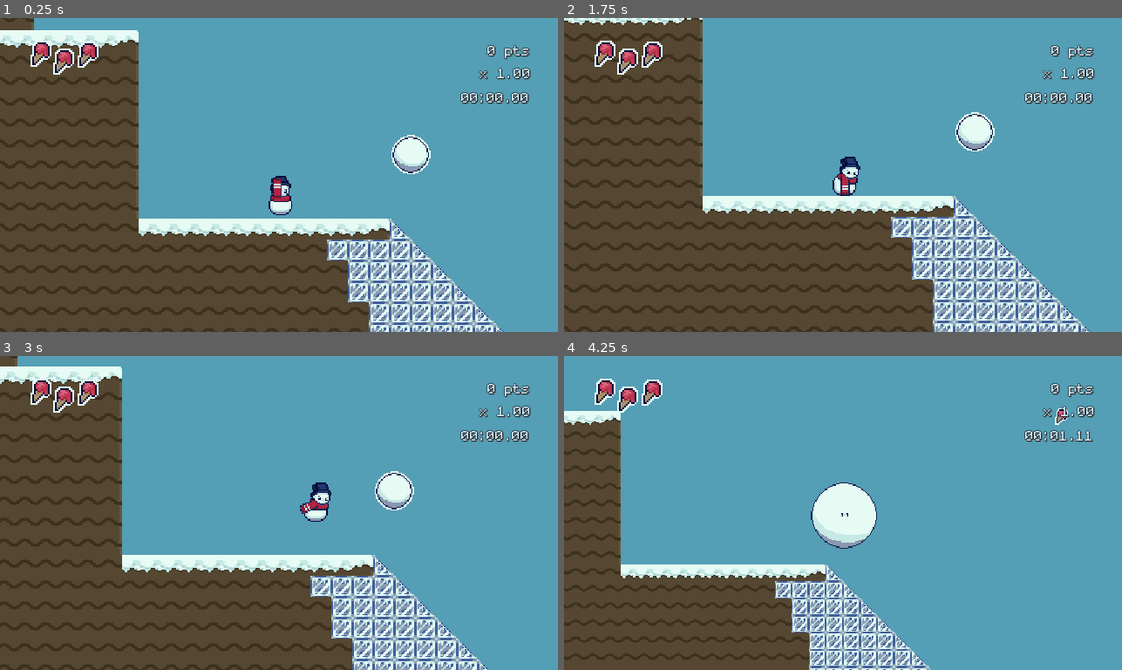
Above: before the commit, frames 1-4 (two rows, left to right).
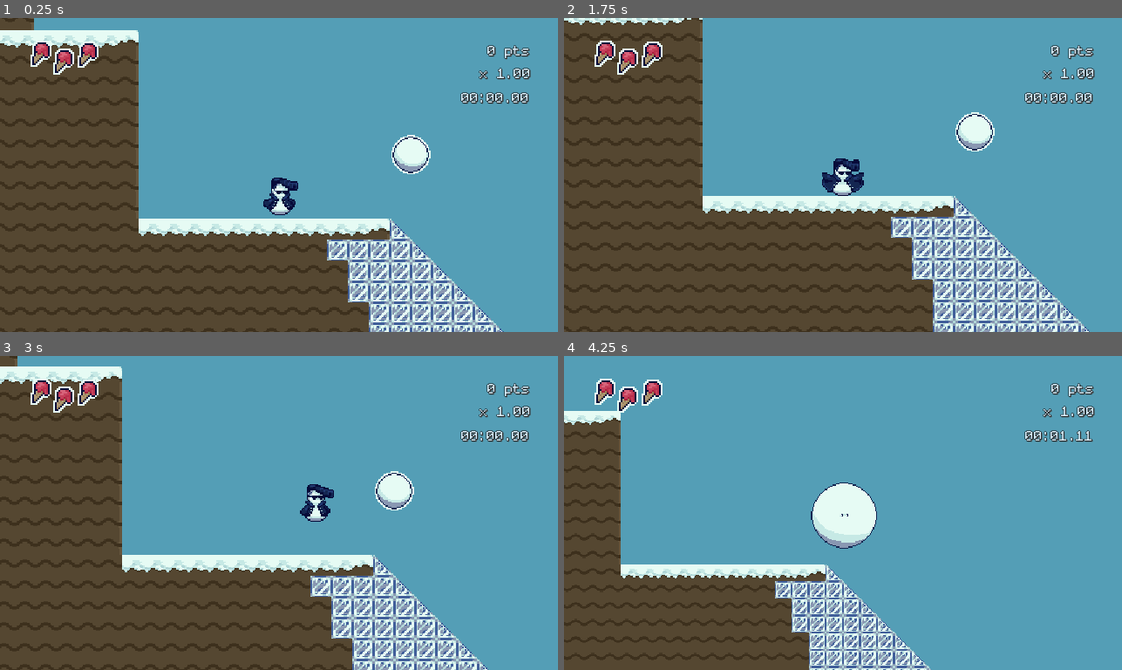
Above: after the commit, the same moments.

Repository: streebree/slickmode
Game: Godot game, scene res://scenes/areas/area4.tscn
Two runs of this game, one before a commit and one after it. Both use one fixed random seed, a clock stepped at 60 frames per second and the inputs below. This scene is started directly instead of the project's main scene.
Inputs (mouse positions are in pixels of both pictures, inside the frame that each line leads up to):
- Up to frame 1 (0.25 s): no input
- Up to frame 2 (1.75 s): tap Enter (start) at 0.5, 1.35 s; move the mouse to (965, 159) at 0.52 s; hold Right (ui_right) from 0.53 s (still down); tap Shift (run) at 0.6 s; click (965, 159) at 0.67 s; tap Z (double_jump) at 0.77, 1.52 s; move the mouse to (731, 190) at 1.27 s
- Up to frame 3 (3 s): move the mouse to (334, 443) at 2.02 s; release Right (ui_right) at 2.03 s; hold Left (ui_left) 2.03-2.78 s; tap F at 2.1 s; tap Space (ui_accept) at 2.75 s; move the mouse to (251, 575) at 2.77 s; hold Right (ui_right) from 2.78 s (still down); tap Shift (run) at 2.85 s; click (251, 575) at 2.92 s
- Up to frame 4 (4.25 s): keep holding Right (ui_right); tap Z (double_jump) at 3.02, 3.77 s; move the mouse to (1010, 560) at 3.52 s; tap Enter (start) at 3.6 s

The runs differ from the first frame. In frame 1, 0.4% of the frame differs, in the area x 47-54%, y 50-63%; in frame 2, 0.6%, in the area x 46-54%, y 44-57%; in frame 3, 0.4%; in frame 4, less than 0.1%.

Commit message:
Fix jack powerup when starting last level

Diff:
--- a/slick-game/scenes/areas/area4.tscn
+++ b/slick-game/scenes/areas/area4.tscn
@@ -8,7 +8,6 @@
 [ext_resource type="PackedScene" uid="uid://c1duoa4rdhgyi" path="res://scenes/level_start.tscn" id="9_cocvt"]
 [ext_resource type="PackedScene" uid="uid://domfe53a2mmqd" path="res://scenes/level_end.tscn" id="10_m7iv3"]
 [ext_resource type="PackedScene" uid="uid://bk0d2nat47ssr" path="res://scenes/kill_plane.tscn" id="11_gsftq"]
-[ext_resource type="PackedScene" uid="uid://by1ldxkw8bmvw" path="res://scenes/icecream.tscn" id="12_3c7mo"]
 [ext_resource type="PackedScene" uid="uid://bdu3q13ouklky" path="res://scenes/snowball_power.tscn" id="12_a0gg5"]
 [ext_resource type="Texture2D" uid="uid://yytnqgqmlufk" path="res://assets/art/background/sky.png" id="12_hlb5a"]
 [ext_resource type="Texture2D" uid="uid://cxcugdwl71nrr" path="res://assets/art/background/skybox_background.png" id="13_a0gg5"]
@@ -21,7 +20,7 @@
 
 [node name="Node2D2" type="Node2D" unique_id=1625689784]
 script = ExtResource("1_a0gg5")
-level_name = "level3"
+level_name = "level4"
 
 [node name="TileMapLayer" type="TileMapLayer" parent="." unique_id=977616795]
 unique_name_in_owner = true
@@ -77,9 +76,6 @@
 position = Vector2(7504, 367.99988)
 scale = Vector2(1.1020579, 3.9529526)
 
-[node name="Area2D2" parent="." unique_id=1376798953 instance=ExtResource("12_3c7mo")]
-position = Vector2(-4, -186)
-
 [node name="Checkpoint" parent="." unique_id=221122544 instance=ExtResource("13_posi2")]
 position = Vector2(-281, -74)
 scale = Vector2(5.223857, 2.5126812)
--- a/slick-game/scenes/key.tscn
+++ b/slick-game/scenes/key.tscn
@@ -21,5 +21,6 @@
 
 [node name="CollectSound" type="AudioStreamPlayer2D" parent="." unique_id=2003322580]
 stream = ExtResource("3_wy8tx")
+volume_db = -9.348
 
 [connection signal="body_entered" from="." to="." method="_on_body_entered"]
Not shown, changed: notes.md
Not shown, added: slick-game/builds/web/game1130.zip
Not shown, changed: slick-game/builds/web/index.html
Not shown, changed: slick-game/builds/web/index.pck
